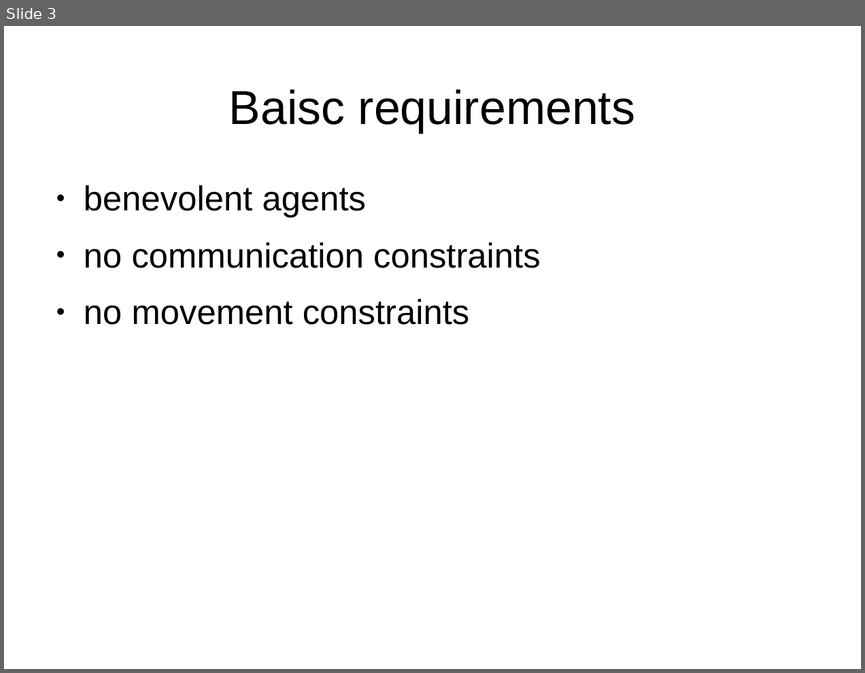
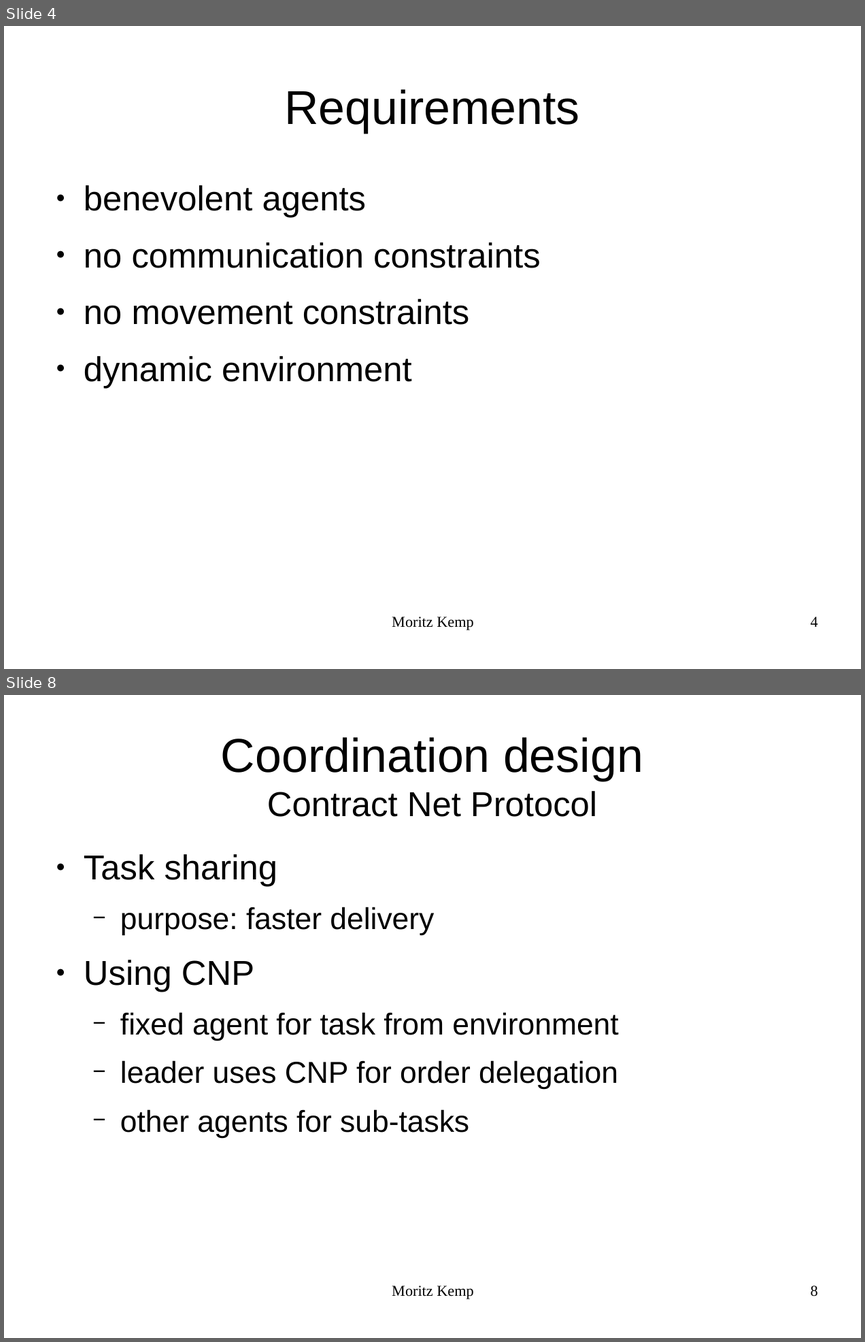
Before and after one commit to MoritzKemp/smartFactory, a slide deck: documentation/presentation_2.odp. Shown one above the other, each under a label of ours: slide 3 before the commit, slides 4 and 8 after it; the slides between them are not shown. The pictures are 865x673 and 865x1342 pixels, drawn with LibreOffice and Linux fonts; fonts in the diff are those of the drawing. Boxes give left, top, right and bottom in pixels: in the first picture for what was removed or moved away, otherwise in the second. Text is boxed around its words. In the diff, an @@ line names an element or a change of style, - is before the commit and + after.

```diff
--- a/documentation/presentation_2.odp
+++ b/documentation/presentation_2.odp
@@ slide 8 added at bbox=[4, 695, 861, 1338], background #FFFFFF @@
@@ title added at bbox=[221, 737, 643, 817], 32 pt, text #000000 @@
+Coordination design
+Contract Net Protocol
@@ text added at bbox=[84, 854, 618, 1138], 28 pt, text #000000 @@
+● Task sharing
+  − purpose: faster delivery
+● Using CNP
+  − fixed agent for task from environment
+  − leader uses CNP for order delegation
+  − other agents for sub-tasks
@@ text added at bbox=[392, 1285, 473, 1299], 14 pt, text #000000 @@
+Moritz Kemp
@@ page number added at bbox=[810, 1285, 818, 1296], 14 pt, text #000000 @@
+8
@@ what was slide 3 is now slide 4 @@
@@ slide 4 changed as well @@
@@ title at bbox=[284, 89, 580, 133]: text changed @@
-Baisc requirements
+Requirements
@@ text at bbox=[84, 356, 411, 388]: paragraph added @@
+● dynamic environment
@@ text added at bbox=[392, 616, 473, 630], 14 pt, text #000000 @@
+Moritz Kemp
@@ page number added at bbox=[810, 616, 818, 626], 14 pt, text #000000 @@
+4
```
Also in this commit, not shown: 2 other slides changed, 9 other slides added, 9 slides removed, 14 other files.
